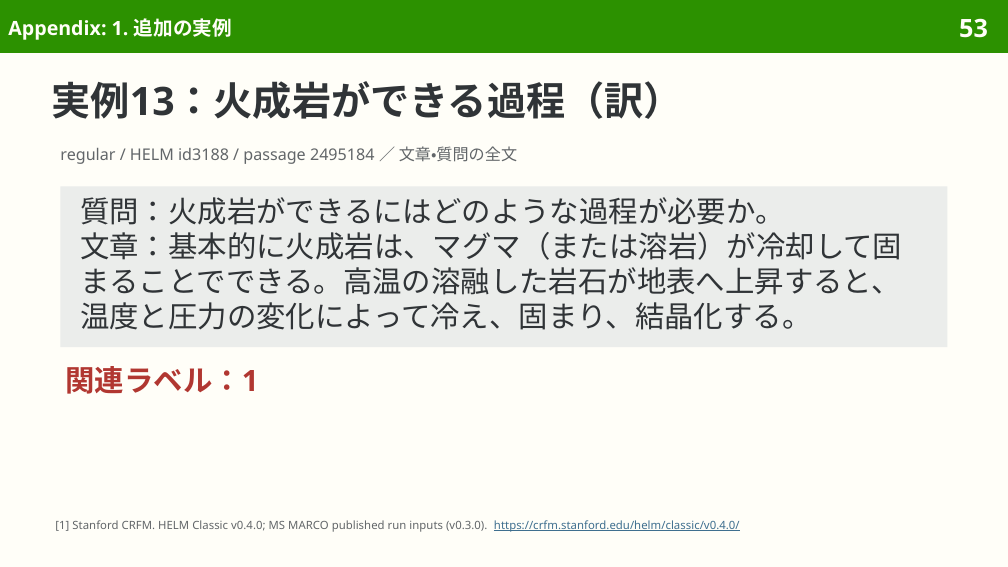
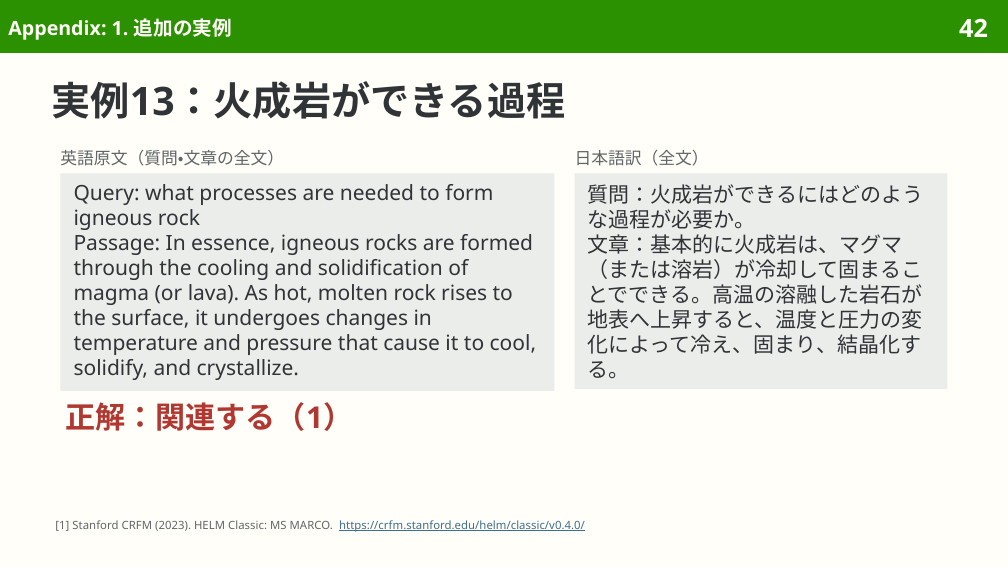
Before and after one commit to sasakiy84/datasets-in-10-minutes, a slide deck: slide 42 of slides/datasets-in-10-minutes-msmarco.pptx (slide 53 before the commit). Drawn at 1008x567 pixels with LibreOffice and Linux fonts; fonts in the diff are those of the drawing. Boxes give left, top, right and bottom in pixels: in the first picture for what was removed or moved away, otherwise in the second. Text is boxed around its words. In the diff, an @@ line names an element or a change of style, - is before the commit and + after.

Commit message:
Explain MS MARCO ranking in natural Japanese with readable complete examples

```diff
--- a/slides/datasets-in-10-minutes-msmarco.pptx
+++ b/slides/datasets-in-10-minutes-msmarco.pptx
@@ page number at box(959, 18, 988, 37): text changed @@
-53
+42
@@ title at box(52, 81, 566, 119): text changed @@
-実例13：火成岩ができる過程（訳）
+実例13：火成岩ができる過程
@@ text at box(60, 150, 284, 166): text changed; size 11.5 to 12 pt @@
-regular / HELM id3188 / passage 2495184 ／ 文章・質問の全文
+英語原文（質問・文章の全文）
@@ rectangle added at box(60, 173, 554, 391), fill #EBEDEB, 15 pt, text #303437 @@
+Query: what processes are needed to form igneous rock
+Passage: In essence, igneous rocks are formed through the cooling and solidification of magma (or lava). As hot, molten rock rises to the surface, it undergoes changes in temperature and pressure that cause it to cool, solidify, and crystallize.
@@ rectangle "質問：火成岩ができるにはどのような過程が必要か。": place and size @@
-rectangle "質問：火成岩ができるにはどのような過程が必要か。" at box(60, 186, 948, 347)
+rectangle "質問：火成岩ができるにはどのような過程が必要か。" at box(575, 173, 948, 389)
@@ rectangle "質問：火成岩ができるにはどのような過程が必要か。" at box(575, 173, 948, 389): size 21 to 15 pt; line spacing 25pt to 17.8pt @@
@@ text added at box(575, 150, 709, 166), 12 pt, text #626669 @@
+日本語訳（全文）
@@ text at box(65, 402, 353, 431): text changed; size 21 to 21.5 pt @@
-関連ラベル：1
+正解：関連する（1）
@@ text at box(55, 520, 585, 532): text changed; text colour #626669 to #3F6F8F @@
-[1] Stanford CRFM. HELM Classic v0.4.0; MS MARCO published run inputs (v0.3.0). https://crfm.stanford.edu/helm/classic/v0.4.0/
+[1] Stanford CRFM (2023). HELM Classic: MS MARCO. https://crfm.stanford.edu/helm/classic/v0.4.0/
```
Also in this commit, not shown: 34 other slides changed, 3 slides added, 15 slides removed, 40 other files.
